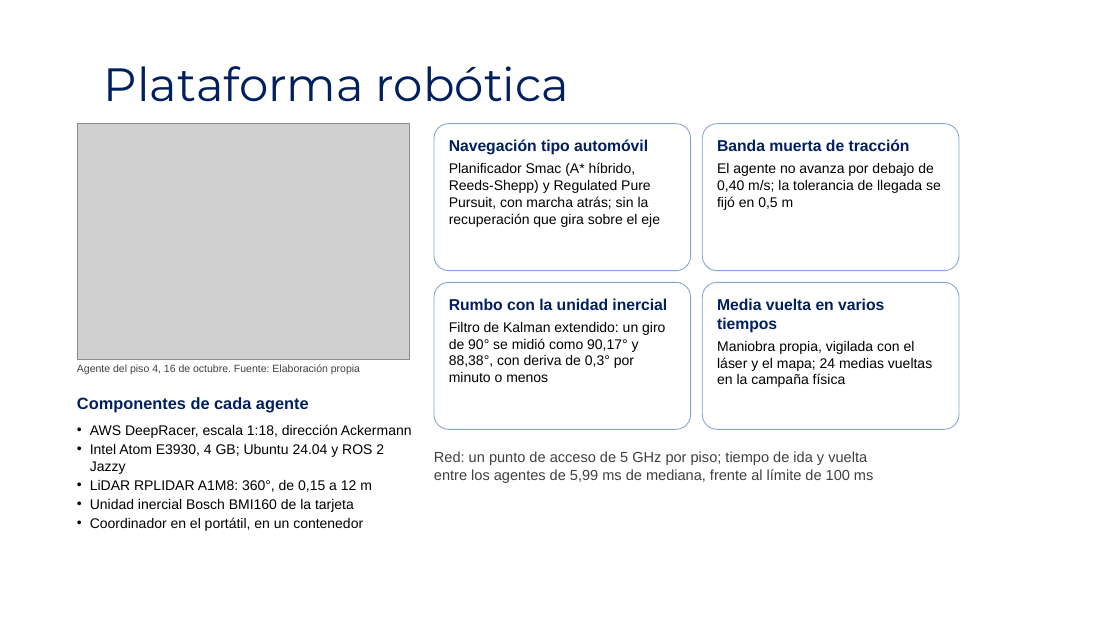
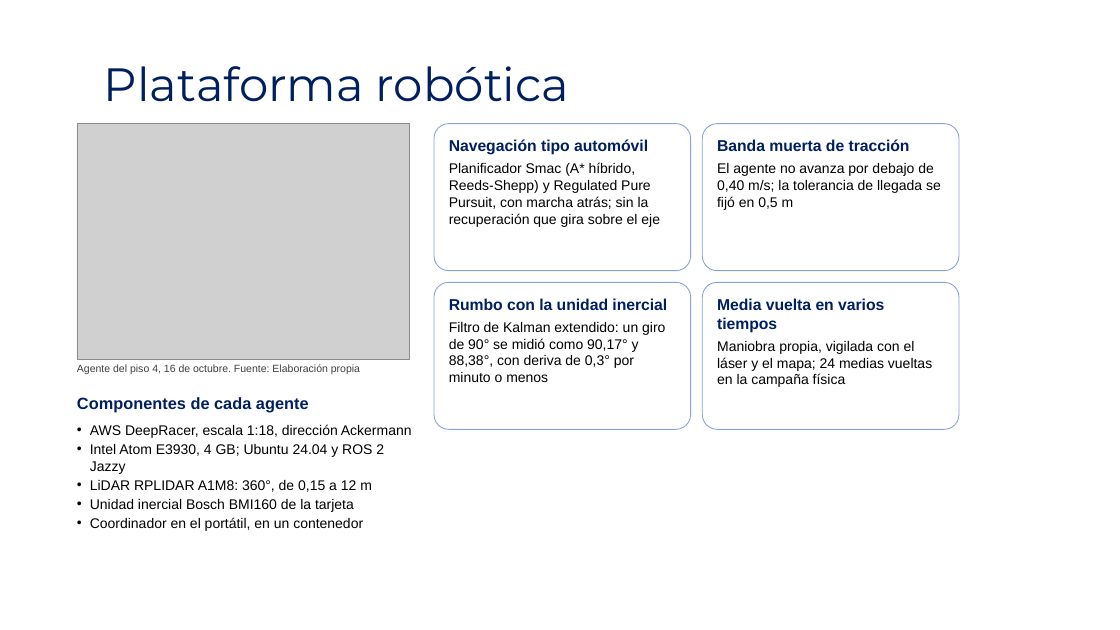
Before and after one commit to shdeza12/Collaborative-Mobile-Robot-System-for-Indoor-Navigation-Assistance-in-Multi-Level-Environments, a slide deck: slide 20 of Documentos/Presentacion/Presustentacion.pptx. Drawn at 1120x630 pixels with LibreOffice and Linux fonts; fonts in the diff are those of the drawing; grey boxes stand for pictures; background and template pictures are left out. Boxes give left, top, right and bottom in pixels: in the first picture for what was removed or moved away, otherwise in the second. Text is boxed around its words. In the diff, an @@ line names an element or a change of style, - is before the commit and + after.

Commit message:
Figuras de la interfaz con los cuadros del 23 de octubre: la confirmación dice el sentido y el piso
- Documento recortado y vigente: seguimiento y confirmación al bajar y al subir, en vez de las capturas viejas con «¿Ya subió?»
- Presentación con las mismas figuras y la diapositiva de red: 42 diapositivas y 19 min 20 s
- Sitio con las tres capturas, procedencia de los cuadros en la evidencia y cronología de la semana 30

```diff
--- a/Documentos/Presentacion/Presustentacion.pptx
+++ b/Documentos/Presentacion/Presustentacion.pptx
@@ text removed at (434, 451, 873, 483) @@
-Red: un punto de acceso de 5 GHz por piso; tiempo de ida y vuelta entre los agentes de 5,99 ms de mediana, frente al límite de 100 ms
```
Also in this commit, not shown: 21 other slides changed, 1 slide added, 18 other files.
